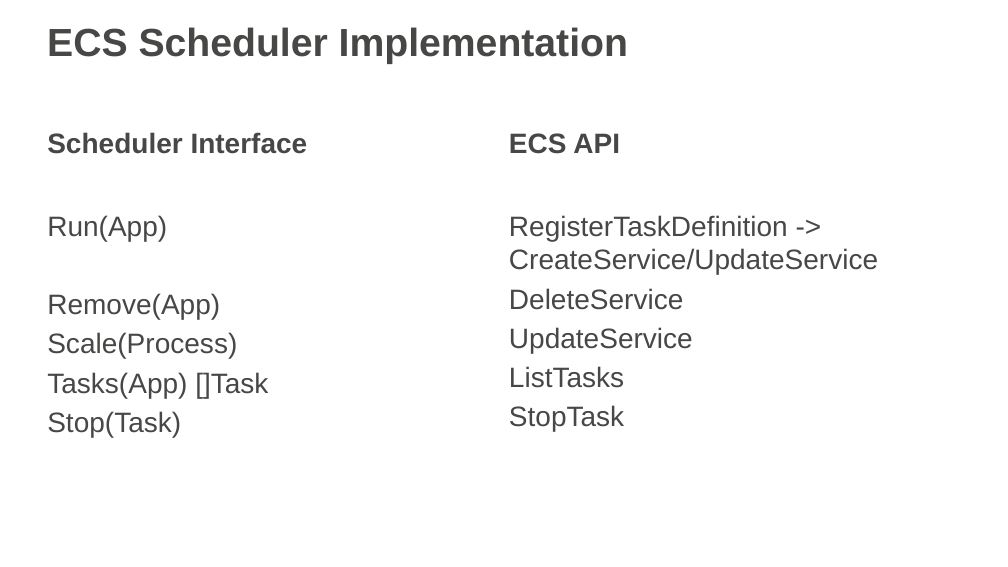
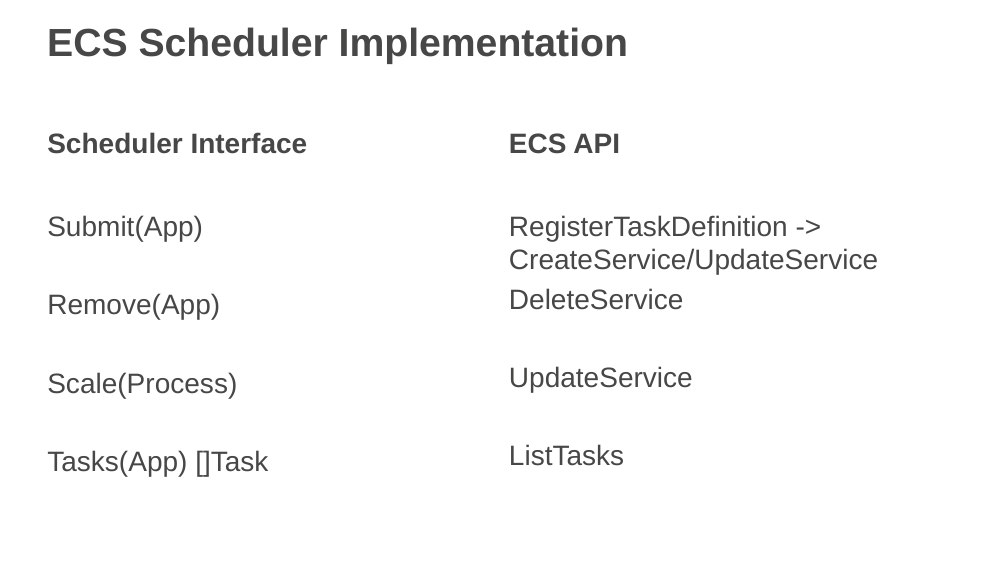
Before and after one commit to remind101/reInvent-2015, a slide deck: slide 19 of slides/slides-loft.pptx. Drawn at 1008x567 pixels with LibreOffice and Linux fonts; fonts in the diff are those of the drawing; background and template pictures are left out. Boxes give left, top, right and bottom in pixels: in the first picture for what was removed or moved away, otherwise in the second. Text is boxed around its words. In the diff, an @@ line names an element or a change of style, - is before the commit and + after.

```diff
--- a/slides/slides-loft.pptx
+++ b/slides/slides-loft.pptx
@@ text at <box>47,215,203,241</box>: text changed @@
-Run(App)
+Submit(App)
@@ text at <box>47,411,181,437</box>: paragraph removed @@
-Stop(Task)
@@ text at <box>509,405,624,431</box>: paragraph removed @@
-StopTask
```
Also in this commit, not shown: 18 other slides changed, 1 other file.
